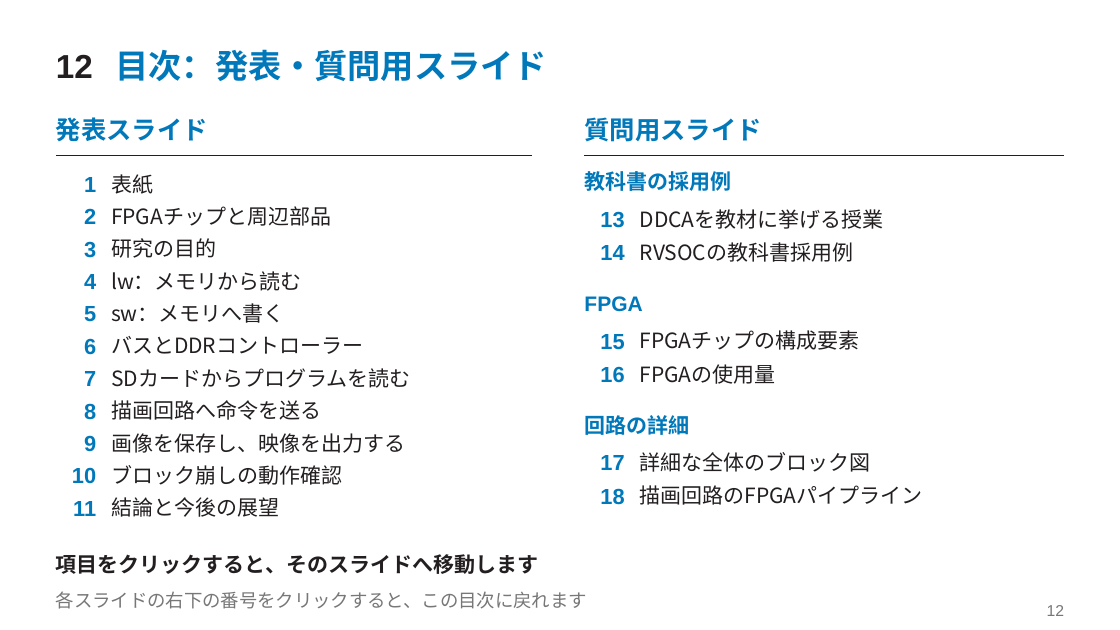
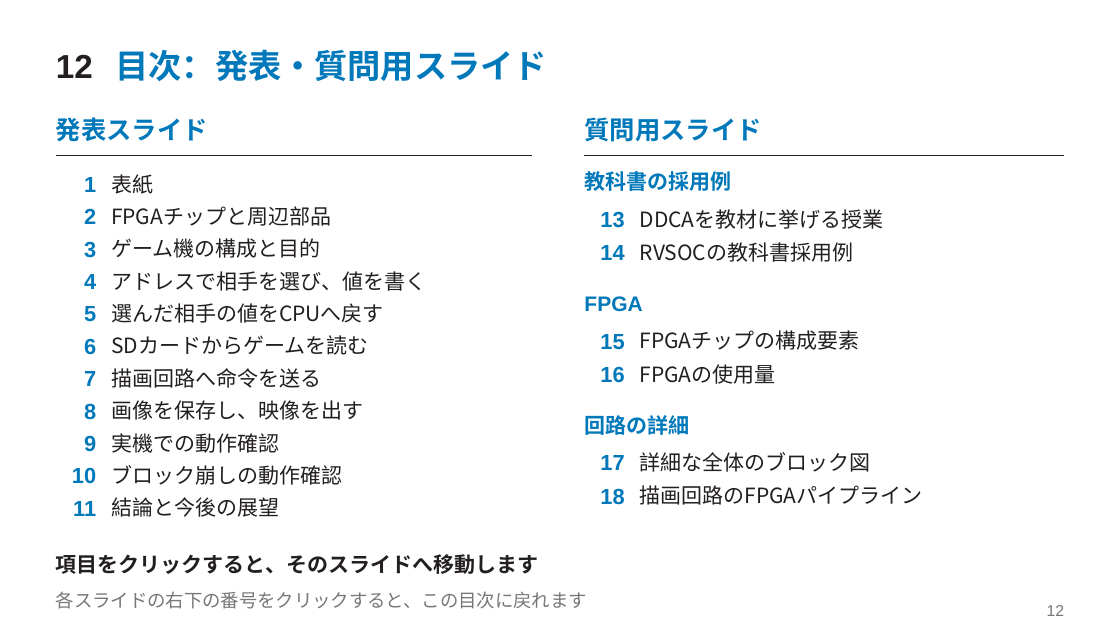
Before and after one commit to SoshiroFujimori/wally-game-console-research, a slide deck: slide 12 of docs/presentation/中間発表_主要事項.pptx. Drawn at 1120x630 pixels with LibreOffice and Linux fonts; fonts in the diff are those of the drawing. Boxes give left, top, right and bottom in pixels: in the first picture for what was removed or moved away, otherwise in the second. Text is boxed around its words. In the diff, an @@ line names an element or a change of style, - is before the commit and + after.

```diff
--- a/docs/presentation/中間発表_主要事項.pptx
+++ b/docs/presentation/中間発表_主要事項.pptx
@@ text at box(111, 238, 320, 258): text changed @@
-研究の目的
+ゲーム機の構成と目的
@@ text at box(111, 271, 426, 291): text changed @@
-lw：メモリから読む
+アドレスで相手を選び、値を書く
@@ text at box(111, 303, 384, 323): text changed @@
-sw：メモリへ書く
+選んだ相手の値をCPUへ戻す
@@ text at box(111, 335, 368, 355): text changed @@
-バスとDDRコントローラー
+SDカードからゲームを読む
@@ text "描画回路へ命令を送る": place and size @@
-text "描画回路へ命令を送る" at box(111, 400, 321, 420)
+text "描画回路へ命令を送る" at box(111, 368, 321, 388)
@@ text removed at box(111, 368, 410, 388) @@
-SDカードからプログラムを読む
@@ text at box(111, 400, 363, 420): text changed @@
-画像を保存し、映像を出力する
+画像を保存し、映像を出す
@@ text added at box(111, 433, 279, 453), 18 pt, text #231F20 @@
+実機での動作確認
```
Also in this commit, not shown: 4 other slides changed, 6 slides added, 6 slides removed, 30 other files.
